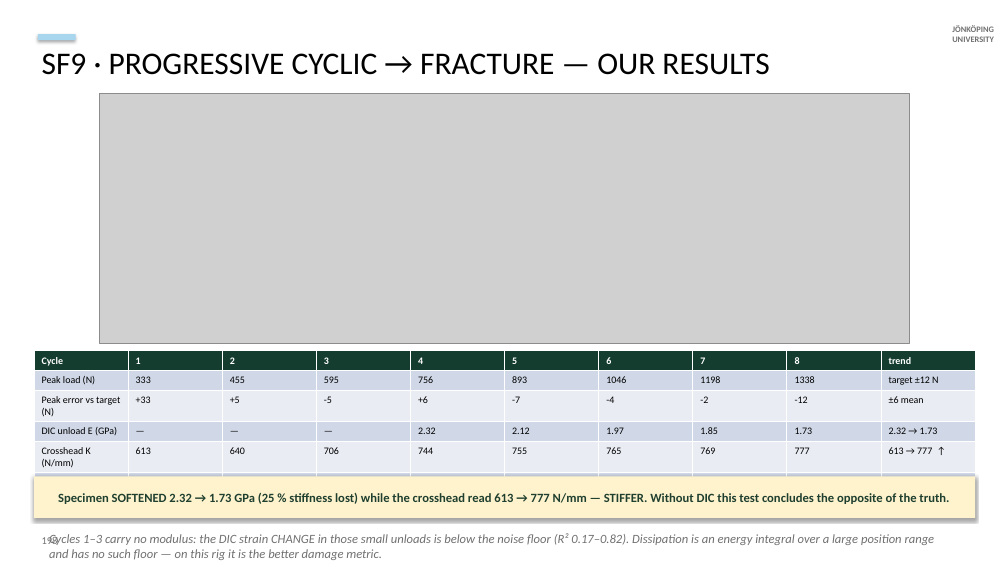
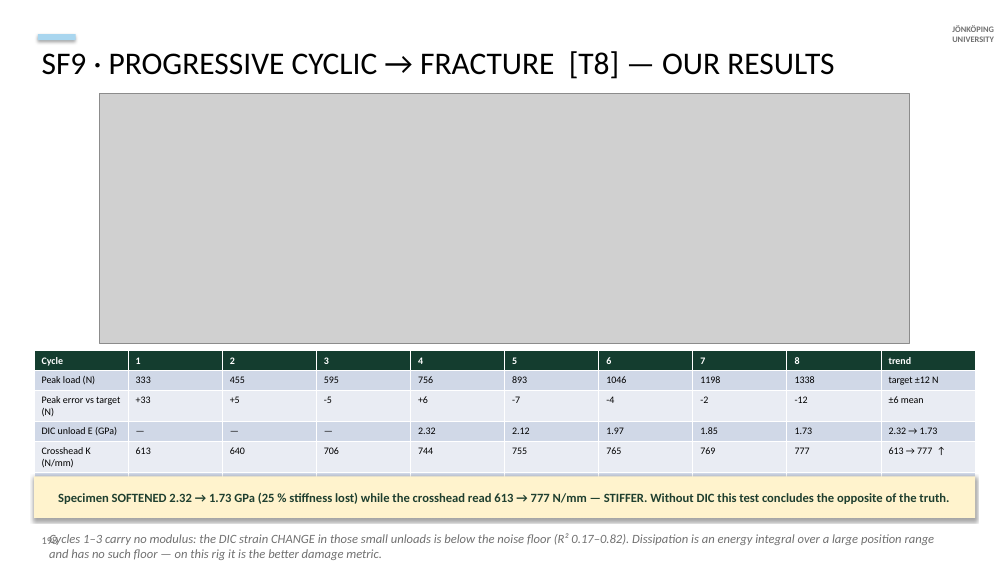
Before and after one commit to cenmir/UTM, a slide deck: slide 58 of documentation/V6a_8_6_20_slides.pptx. Drawn at 1008x567 pixels with LibreOffice and Linux fonts; fonts in the diff are those of the drawing; grey boxes stand for pictures. Boxes give left, top, right and bottom in pixels: in the first picture for what was removed or moved away, otherwise in the second. Text is boxed around its words. In the diff, an @@ line names an element or a change of style, - is before the commit and + after.

```diff
--- a/documentation/V6a_8_6_20_slides.pptx
+++ b/documentation/V6a_8_6_20_slides.pptx
@@ text at bbox=[42, 51, 834, 79]: text changed @@
-SF9 · PROGRESSIVE CYCLIC → FRACTURE — OUR RESULTS
+SF9 · PROGRESSIVE CYCLIC → FRACTURE [T8] — OUR RESULTS
```
Also in this commit, not shown: 12 other slides changed, 1 slide added, 3 other files.
